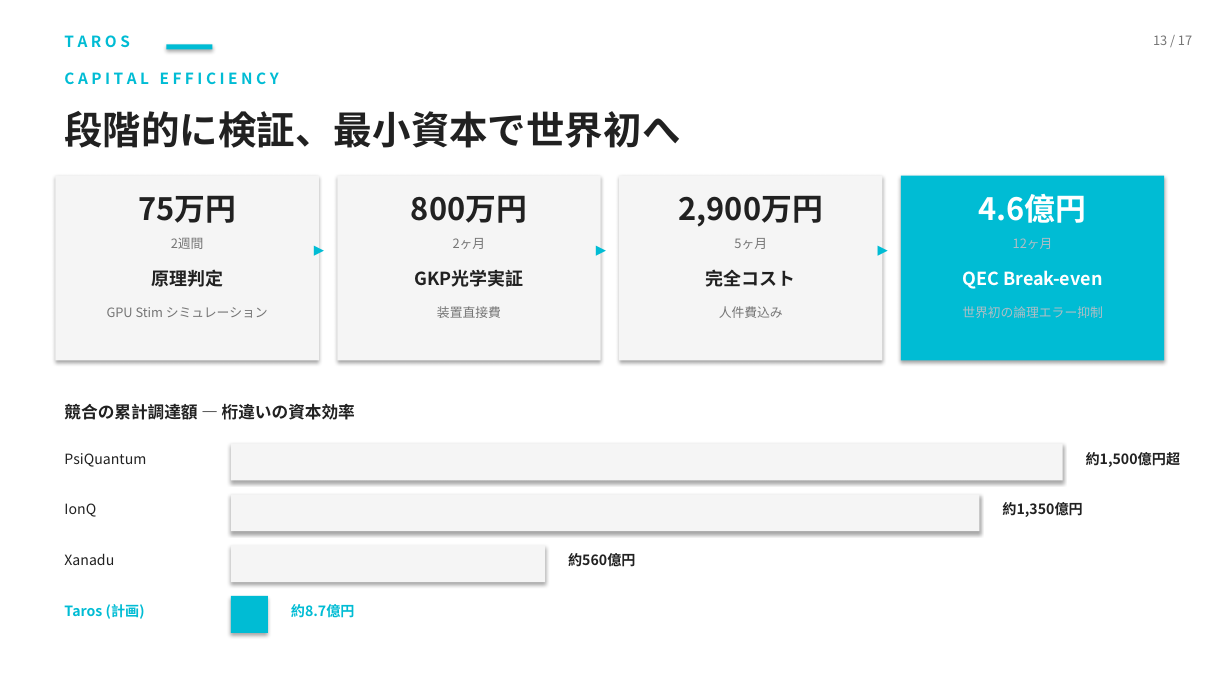
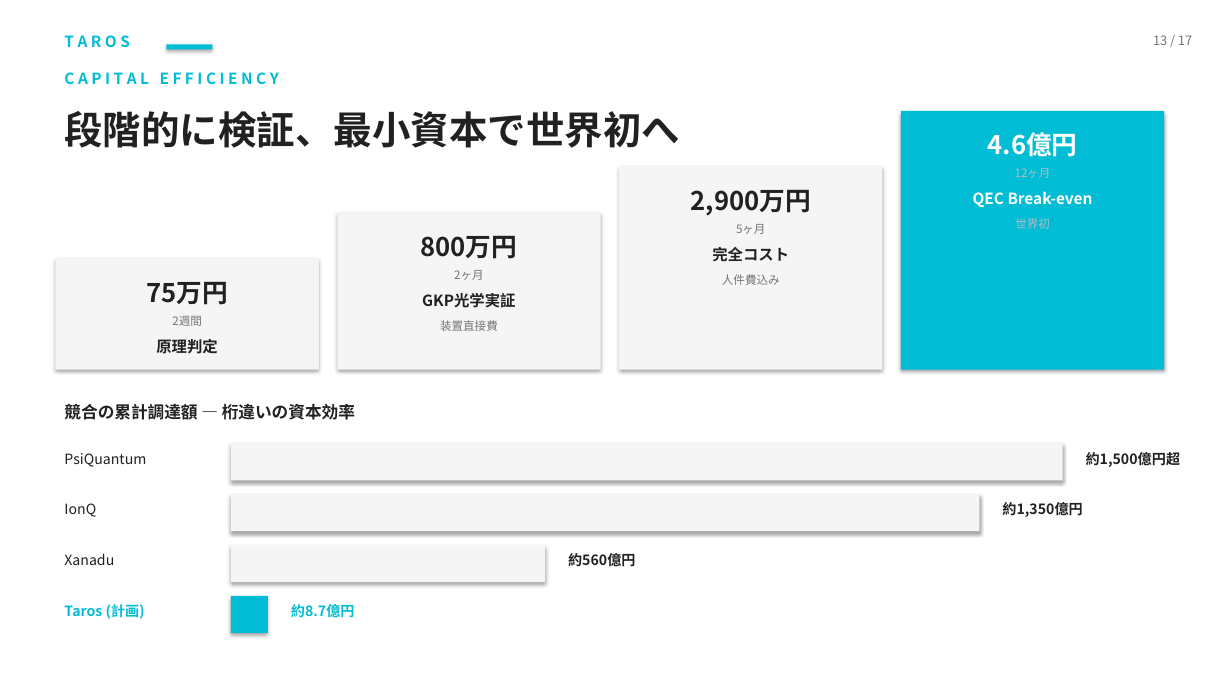
Before and after one commit to TomohiroTani28/Taros, a slide deck: slide 13 of assets/TAROS_Investor_Pitch_Revised.pptx. Drawn at 1232x693 pixels with LibreOffice and Linux fonts; fonts in the diff are those of the drawing. Boxes give left, top, right and bottom in pixels: in the first picture for what was removed or moved away, otherwise in the second. Text is boxed around its words. In the diff, an @@ line names an element or a change of style, - is before the commit and + after.

```diff
--- a/assets/TAROS_Investor_Pitch_Revised.pptx
+++ b/assets/TAROS_Investor_Pitch_Revised.pptx
@@ rectangle: place and size @@
-rectangle at [901,176,1165,360]
+rectangle at [901,111,1165,370]
@@ text "4.6億円": place and size @@
-text "4.6億円" at [979,194,1087,223]
+text "4.6億円" at [988,132,1078,157]
@@ rectangle: place and size @@
-rectangle at [619,176,883,360]
+rectangle at [619,166,883,370]
@@ text "12ヶ月": place and size @@
-text "12ヶ月" at [1013,238,1053,249]
+text "12ヶ月" at [1015,168,1051,178]
@@ size 14 to 12 pt in 4 elements at [422,293,515,308], [712,247,789,261], [156,339,218,354], [973,191,1093,207] @@
@@ text "QEC Break-even": place and size @@
-text "QEC Break-even" at [962,270,1102,289]
+text "QEC Break-even" at [973,191,1093,207]
@@ text removed at [305,231,342,268] @@
-▸
@@ rectangle: place and size @@
-rectangle at [337,176,601,360]
+rectangle at [337,213,601,370]
@@ text "800万円": place and size @@
-text "800万円" at [411,195,527,223]
+text "800万円" at [420,236,517,259]
@@ text removed at [587,231,624,268] @@
-▸
@@ text "5ヶ月": place and size @@
-text "5ヶ月" at [734,238,767,249]
+text "5ヶ月" at [736,224,766,234]
@@ text removed at [869,231,906,268] @@
-▸
@@ text at [1015,218,1050,229]: text changed; size 10 to 9 pt @@
-世界初の論理エラー抑制
+世界初
@@ rectangle: place and size @@
-rectangle at [55,176,319,360]
+rectangle at [55,259,319,370]
@@ text "2ヶ月": place and size @@
-text "2ヶ月" at [453,238,486,249]
+text "2ヶ月" at [454,270,484,280]
@@ text "完全コスト": place and size @@
-text "完全コスト" at [706,269,796,287]
+text "完全コスト" at [712,247,789,261]
@@ text "人件費込み": place and size @@
-text "人件費込み" at [719,306,783,318]
+text "人件費込み" at [722,274,780,285]
@@ size 24 to 20 pt in 4 elements at [691,190,811,216], [420,236,517,259], [988,132,1078,157], [146,282,228,305] @@
@@ text "75万円": place and size @@
-text "75万円" at [138,195,236,223]
+text "75万円" at [146,282,228,305]
@@ text "GKP光学実証": place and size @@
-text "GKP光学実証" at [414,269,523,287]
+text "GKP光学実証" at [422,293,515,308]
@@ size 10 to 9 pt in 6 elements at [440,320,498,331], [736,224,766,234], [722,274,780,285], [454,270,484,280], [1015,168,1051,178], [172,316,202,326] @@
@@ text "2週間": place and size @@
-text "2週間" at [171,238,204,249]
+text "2週間" at [172,316,202,326]
@@ text removed at [107,307,268,318] @@
-GPU Stim シミュレーション
@@ text "装置直接費": place and size @@
-text "装置直接費" at [437,306,501,318]
+text "装置直接費" at [440,320,498,331]
@@ text "原理判定": place and size @@
-text "原理判定" at [151,270,223,287]
+text "原理判定" at [156,339,218,354]
```
Also in this commit, not shown: 12 other slides changed, 2 other files.
